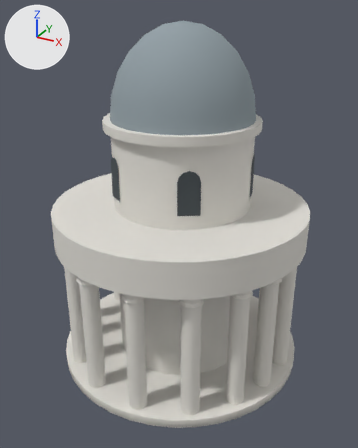
The glTF model collection/rotonde-de-chartres/low.glb as it was, and as the next commit left it.
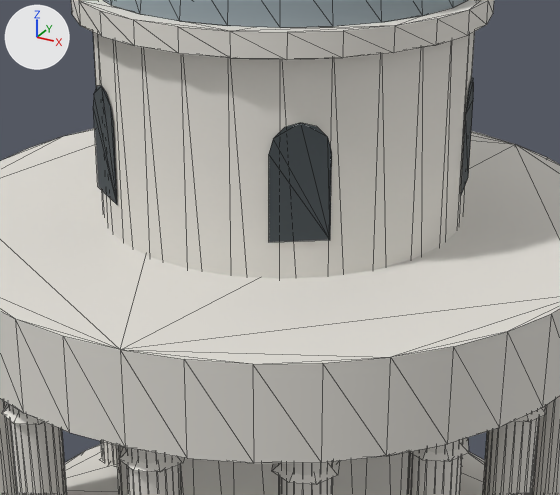
Old and new are each drawn whole from a 50 mm lens placed at (13.17, -24.12, 20.68), pointed at (0.17, -0.49, 8.86) and again close up on the part from 21% to 80% of the width and 28% to 70% of the height. The lights are fixed; the arrows at upper left show +X, +Y and +Z. The first two pictures are the older version. The close-ups show mesh edges as thin lines. Vertices at exactly the same position are counted once.

Script lines for the objects in view, before the commit:
```python
me_cone = bpy.data.meshes.new('Cone')
me_cone.from_pydata(...)  # 288 vertices, 448 faces; spans x -7.25..7.23, y -7.22..7.18, z 0.45..8.0
me_cone.materials.append(mat_trim)  # white #f0ede6
me_facade_openings = bpy.data.meshes.new('Facade openings')
me_facade_openings.from_pydata(...)  # 45 vertices, 35 faces; spans x -3.93..4.09, y -3.56..4.23, z 10.8..13.2
me_facade_openings.materials.append(mat_recess)  # dark grey #444c50
me_osm_outline_foundation = bpy.data.meshes.new('OSM outline foundation')
me_osm_outline_foundation.from_pydata(...)  # 905 vertices, 1473 faces; spans x -7.5..7.5, y -7.5..7.5, z 0.0..15.0
me_osm_outline_foundation.materials.append(mat_stone)  # light grey #e3e0d9
ob_recess = bpy.data.objects.new('recess', me_facade_openings)
ob_recess.location = (0.0, 0.0, 0.0)
ob_stone = bpy.data.objects.new('stone', me_osm_outline_foundation)
ob_stone.location = (0.0, 0.0, 0.0)
ob_trim = bpy.data.objects.new('trim', me_cone)
ob_trim.location = (0.0, 0.0, 0.0)
# also in view: 'roof' at (0.07, 0.14, 17.5)
```
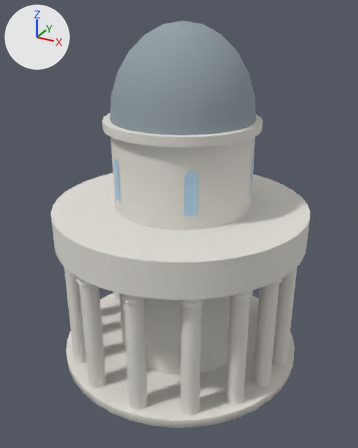
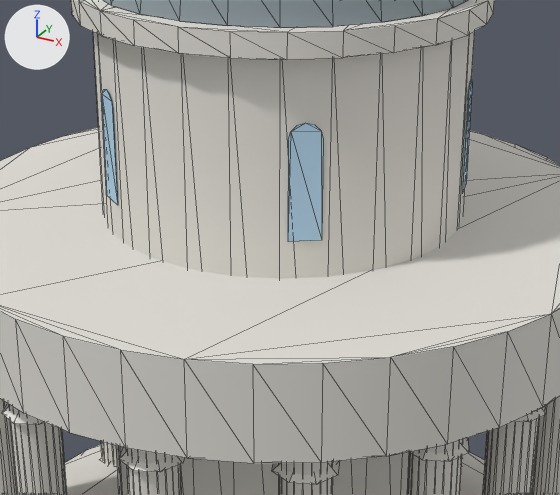
Where the change shows, as pixel boxes [x1, y1, x2, y2] in the close-ups (560 x 495 px):
'recess', reshaped, recoloured
    before: [93, 78, 474, 242]
    after: [102, 80, 472, 242]
part 1 of me_facade_openings, rebuilt (21% narrower)
    before: [461, 78, 474, 195]
    after: [462, 80, 472, 192]
part 2 of me_facade_openings, rebuilt (44% narrower)
    before: [269, 123, 332, 242]
    after: [288, 123, 323, 242]
part 3 of me_facade_openings, rebuilt (32% narrower)
    before: [93, 86, 117, 204]
    after: [102, 89, 118, 205]

Edits to the bpy script that builds the scene:
```text
Add mat_window:
    mat_window = principled_material('window')
    mat_window.base_color = (0.371, 0.552, 0.694)  # blue #a4c4d9
    mat_window.roughness = 0.65
    mat_window.emission_color = (0.0445, 0.0662, 0.0833)  # greyish blue #3c4951
    mat_window.emission_strength = 1.0
Change me_facade_openings:
    used by ob_recess; location = (0.0, 0.0, 0.0)
    remove me_facade_openings.from_pydata(...)  # 45 vertices, 35 faces; spans x -3.93..4.09, y -3.56..4.23, z 10.8..13.2
    remove me_facade_openings.materials.append(mat_recess)  # dark grey #444c50
    add me_facade_openings.from_pydata(...)  # 45 vertices, 35 faces; spans x -3.92..4.05, y -3.35..4.16, z 10.8..13.2
    me_facade_openings part 1: the loose piece of 9 vertices spanning x 3.81..4.09, y 0.6..1.76, z 10.8..13.2 is rebuilt with 9 vertices and now spans x 3.9..4.05, y 0.76..1.4, z 10.8..13.2, in mat_window (blue #a4c4d9)
    me_facade_openings part 2: the loose piece of 9 vertices spanning x 1.76..2.75, y -3.56..-2.88, z 10.8..13.2 is rebuilt with 9 vertices and now spans x 2.06..2.61, y -3.35..-2.98, z 10.8..13.2, in mat_window (blue #a4c4d9)
    me_facade_openings part 3: the loose piece of 9 vertices spanning x -2.96..-1.98, y -3.32..-2.64, z 10.8..13.2 is rebuilt with 9 vertices and now spans x -2.51..-1.96, y -3.34..-2.95, z 10.8..13.2, in mat_window (blue #a4c4d9)
    other edits to the shape of me_facade_openings do not show in these pictures
    add me_facade_openings.materials.append(mat_window)  # blue #a4c4d9
```
